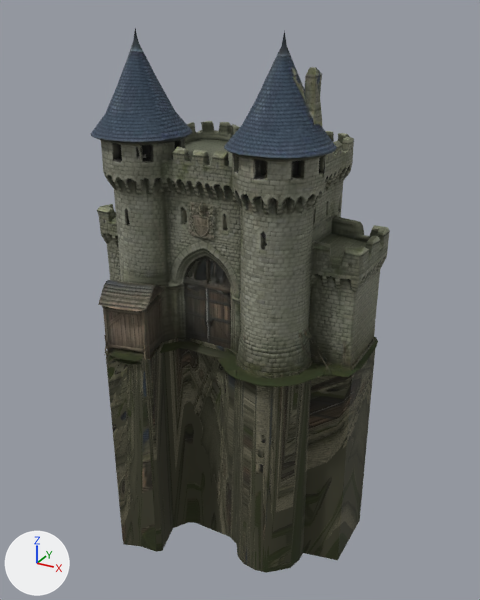
The glTF model assets/3D/buildings/wall_gate/wall_gate.glb as it was, and as the next commit left it.
Rendered twice from a 50 mm camera at (24.4, -42.4, 24.4) aimed at (0.7, 0.6, 2.9). The lights are fixed; the arrows at lower left show +X, +Y and +Z. The picture after the commit comes second. Vertices at exactly the same position are counted once.

Names of what the first picture shows: 'wall_gate_export'.
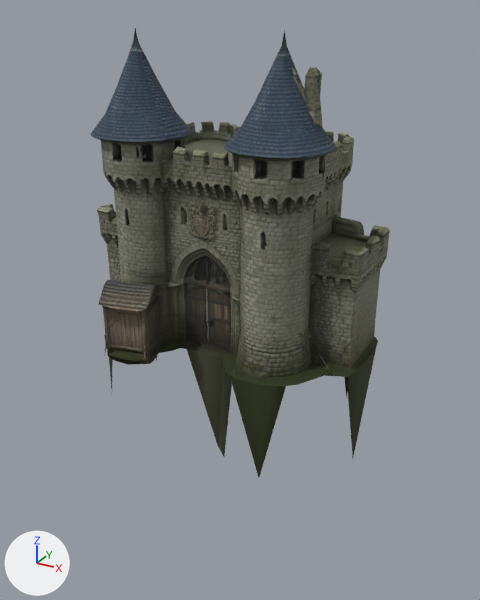
Location of each change, (x1, y1, x2, y2) in pixels of the pictures (480 x 600 px; the box of a moved part takes in the faces that stretch with it):
```json
{"object": "wall_gate_export", "change": "reshaped", "before": [91, 29, 390, 573], "after": [91, 29, 390, 477], "on screen": "18% shorter"}
{"part": 1, "of": "me_tripo_mesh_29dfb308_7ffd_4865_a6dc_1fbdd4a77b2b_005", "change": "deleted", "before": [105, 337, 376, 573]}
{"part": 2, "of": "me_tripo_mesh_29dfb308_7ffd_4865_a6dc_1fbdd4a77b2b_005", "change": "moved or reshaped", "after": [109, 357, 157, 389], "on screen": "not visible before"}
{"part": 3, "of": "me_tripo_mesh_29dfb308_7ffd_4865_a6dc_1fbdd4a77b2b_005", "change": "moved or reshaped", "before": [188, 349, 368, 387], "after": [187, 349, 376, 477]}
```

The change, as JSON lines over the scene's bpy script:
```json
{"block": "me_tripo_mesh_29dfb308_7ffd_4865_a6dc_1fbdd4a77b2b_005", "where": "# used by ob_wall_gate_export; location = (0.0, 0.0, 0.0)"}
{"block": "me_tripo_mesh_29dfb308_7ffd_4865_a6dc_1fbdd4a77b2b_005", "where": "# verts and faces of me_tripo_mesh_29dfb308_7ffd_4865_a6dc_1fbdd4a77b2b_005; kept vertices keep their numbers, new ones are numbered from 2189"}
{"block": "me_tripo_mesh_29dfb308_7ffd_4865_a6dc_1fbdd4a77b2b_005", "where": "# before: 647 (-10.9, -2.4, 0.0) at pixel (104, 316), 1072 (-11.0, 4.7, 0.0), 1109 (-8.3, 7.0, 0.0), 1279 (-1.9, 7.1, 0.0)"}
{"block": "me_tripo_mesh_29dfb308_7ffd_4865_a6dc_1fbdd4a77b2b_005", "where": "# before: 1392 (1.3, -4.3, 0.0) at pixel (216, 358), 1438 (2.5, -5.2, 0.0) at pixel (223, 367), 1492 (6.1, -6.3, 0.0) at pixel (260, 386), 1683 (11.5, -0.7, 0.0) at pixel (360, 369)"}
{"op": "remove", "block": "me_tripo_mesh_29dfb308_7ffd_4865_a6dc_1fbdd4a77b2b_005", "code": "me_tripo_mesh_29dfb308_7ffd_4865_a6dc_1fbdd4a77b2b_005.from_pydata(...)  # 2189 vertices, 4233 faces; spans x -11.5..11.5, y -8.7..8.7, z -18.1..23.2"}
{"op": "add", "block": "me_tripo_mesh_29dfb308_7ffd_4865_a6dc_1fbdd4a77b2b_005", "code": "me_tripo_mesh_29dfb308_7ffd_4865_a6dc_1fbdd4a77b2b_005.from_pydata(...)  # 2111 vertices, 4081 faces; spans x -11.5..11.5, y -8.7..8.7, z -8.0..23.2"}
{"block": "me_tripo_mesh_29dfb308_7ffd_4865_a6dc_1fbdd4a77b2b_005", "change": "me_tripo_mesh_29dfb308_7ffd_4865_a6dc_1fbdd4a77b2b_005 part 1: the loose piece of 78 vertices spanning x -11.1..11.1, y -8.5..7.9, z -18.1..0.5 is deleted"}
{"block": "me_tripo_mesh_29dfb308_7ffd_4865_a6dc_1fbdd4a77b2b_005", "change": "me_tripo_mesh_29dfb308_7ffd_4865_a6dc_1fbdd4a77b2b_005 part 2"}
{"op": "add", "block": "me_tripo_mesh_29dfb308_7ffd_4865_a6dc_1fbdd4a77b2b_005", "code": "for i in [647, 1072, 1109, 1279]: verts[i] += (0.0, 0.0, -8.0)"}
{"block": "me_tripo_mesh_29dfb308_7ffd_4865_a6dc_1fbdd4a77b2b_005", "change": "me_tripo_mesh_29dfb308_7ffd_4865_a6dc_1fbdd4a77b2b_005 part 3"}
{"op": "add", "block": "me_tripo_mesh_29dfb308_7ffd_4865_a6dc_1fbdd4a77b2b_005", "code": "for i in [1392, 1438, 1492, 1683]: verts[i] += (0.0, 0.0, -8.0)"}
{"block": "me_tripo_mesh_29dfb308_7ffd_4865_a6dc_1fbdd4a77b2b_005", "change": "other edits to the shape of me_tripo_mesh_29dfb308_7ffd_4865_a6dc_1fbdd4a77b2b_005 do not show in these pictures"}
```
